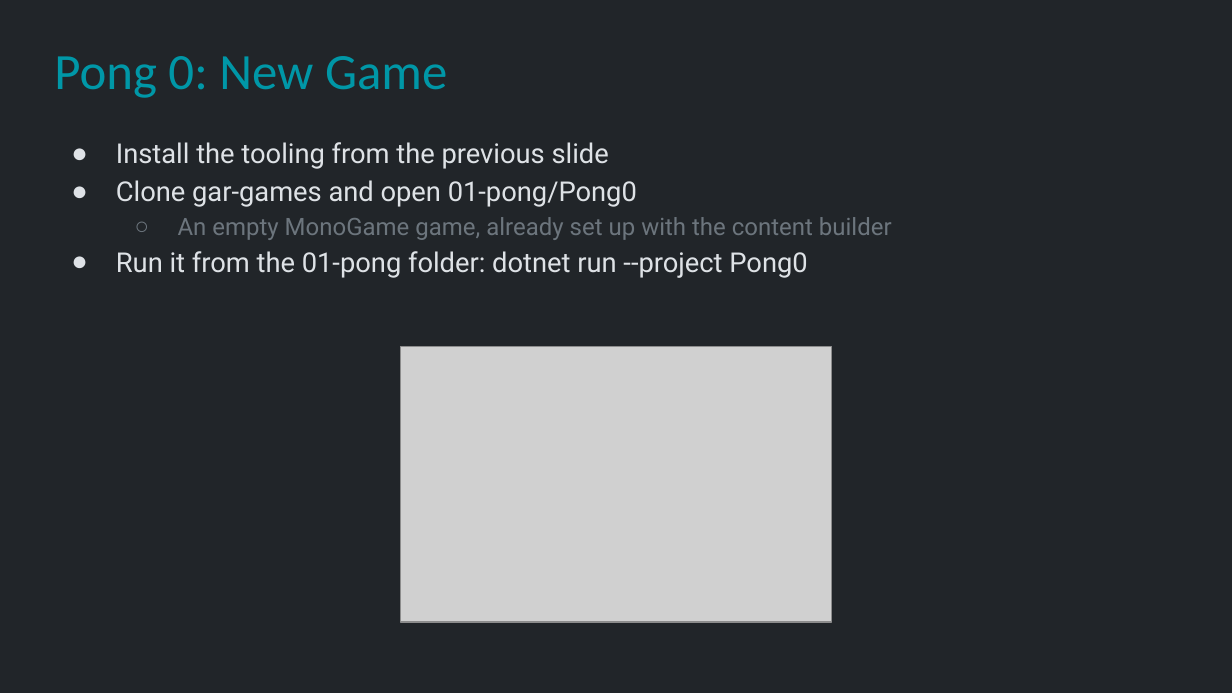
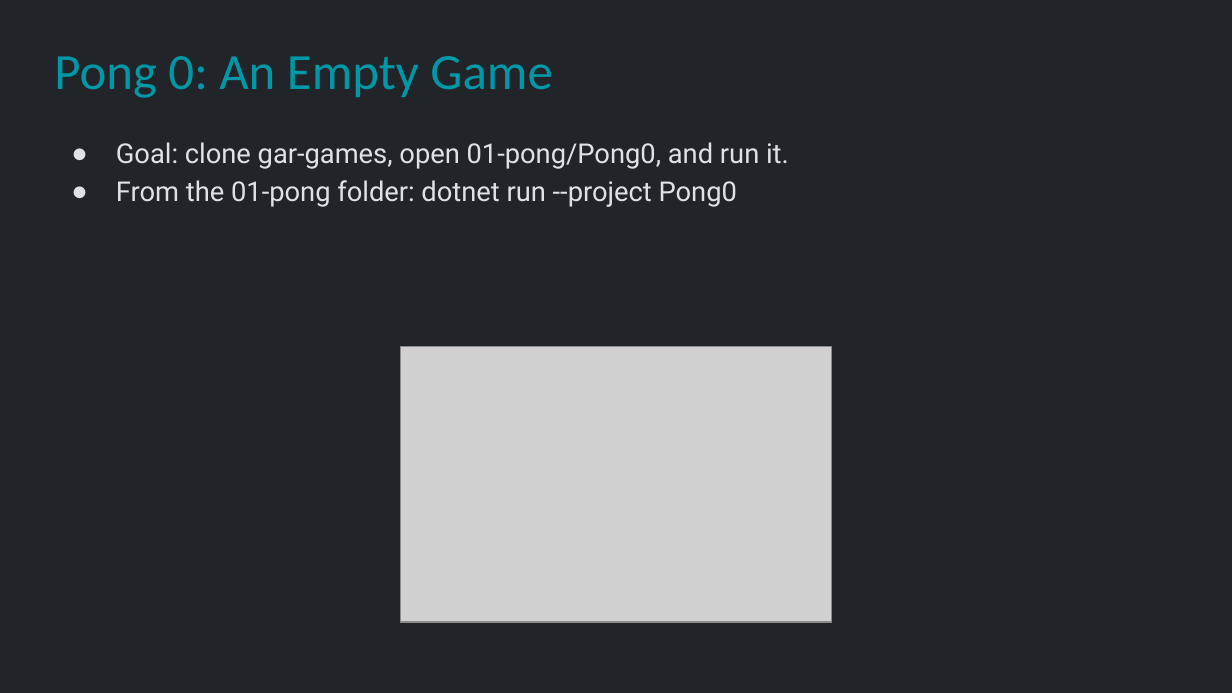
Before and after one commit to Metamate/gar, a slide deck: slide 18 of slides/01 Pong.pptx. Drawn at 1232x693 pixels with LibreOffice and Linux fonts; fonts in the diff are those of the drawing; grey boxes stand for pictures. Boxes give left, top, right and bottom in pixels: in the first picture for what was removed or moved away, otherwise in the second. Text is boxed around its words. In the diff, an @@ line names an element or a change of style, - is before the commit and + after.

```diff
--- a/slides/01 Pong.pptx
+++ b/slides/01 Pong.pptx
@@ title at (54, 56, 552, 98): text changed @@
-Pong 0: New Game
+Pong 0: An Empty Game
@@ text at (116, 142, 789, 207): text changed @@
-● Install the tooling from the previous slide
-● Clone gar-games and open 01-pong/Pong0
-  ○ An empty MonoGame game, already set up with the content builder
-● Run it from the 01-pong folder: dotnet run --project Pong0
+● Goal: clone gar-games, open 01-pong/Pong0, and run it.
+● From the 01-pong folder: dotnet run --project Pong0
```
Also in this commit, not shown: 11 other slides changed, 3 other files.
